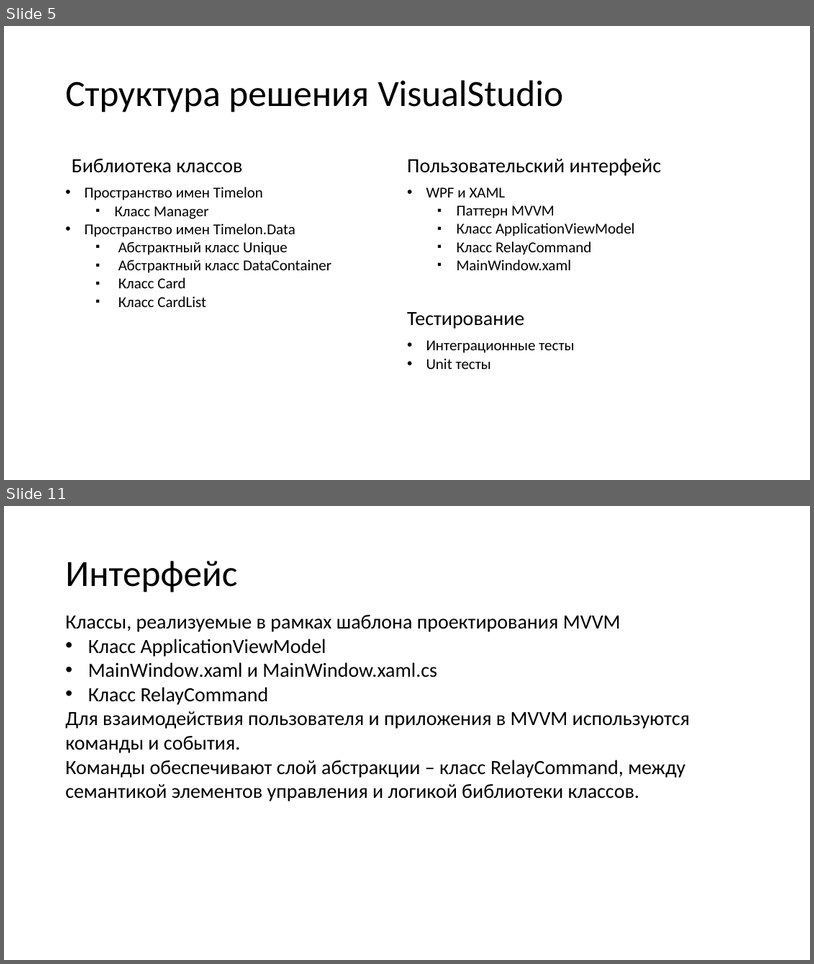
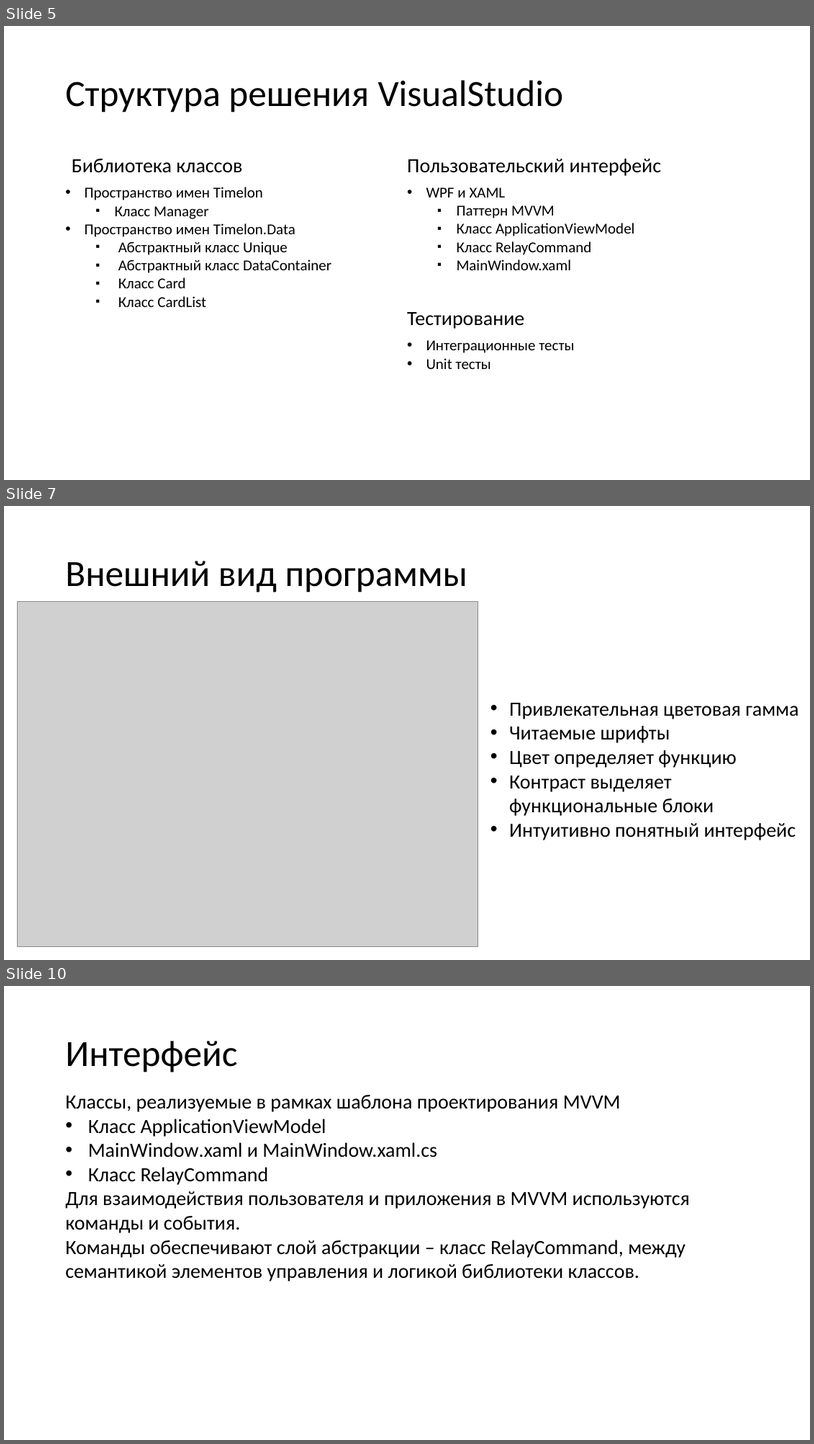
Before and after one commit to N0tilT/Timelon, a slide deck: docs/Timelon.pptx. Shown one above the other, each under a label of ours: slides 5 and 11 before the commit, slides 5, 7 and 10 after it; the slides between them are not shown. The pictures are 814x964 and 814x1444 pixels, drawn with LibreOffice and Linux fonts; fonts in the diff are those of the drawing; grey boxes stand for pictures. Boxes give left, top, right and bottom in pixels: in the first picture for what was removed or moved away, otherwise in the second. Text is boxed around its words. In the diff, an @@ line names an element or a change of style, - is before the commit and + after.

```diff
--- a/docs/Timelon.pptx
+++ b/docs/Timelon.pptx
@@ slide 7 added at bbox=[4, 506, 810, 960], background #FFFFFF @@
@@ title added at bbox=[65, 561, 468, 592], 44 pt, text #000000 @@
+Внешний вид программы
@@ picture added at bbox=[18, 602, 478, 947] @@
@@ text added at bbox=[509, 703, 799, 840], 24 pt, text #000000 @@
+• Привлекательная цветовая гамма
+• Читаемые шрифты
+• Цвет определяет функцию
+• Контраст выделяет функциональные блоки
+• Интуитивно понятный интерфейс
@@ what was slide 11 is now slide 10 @@
```
Also in this commit, not shown: 3 other slides added, 5 slides removed.
